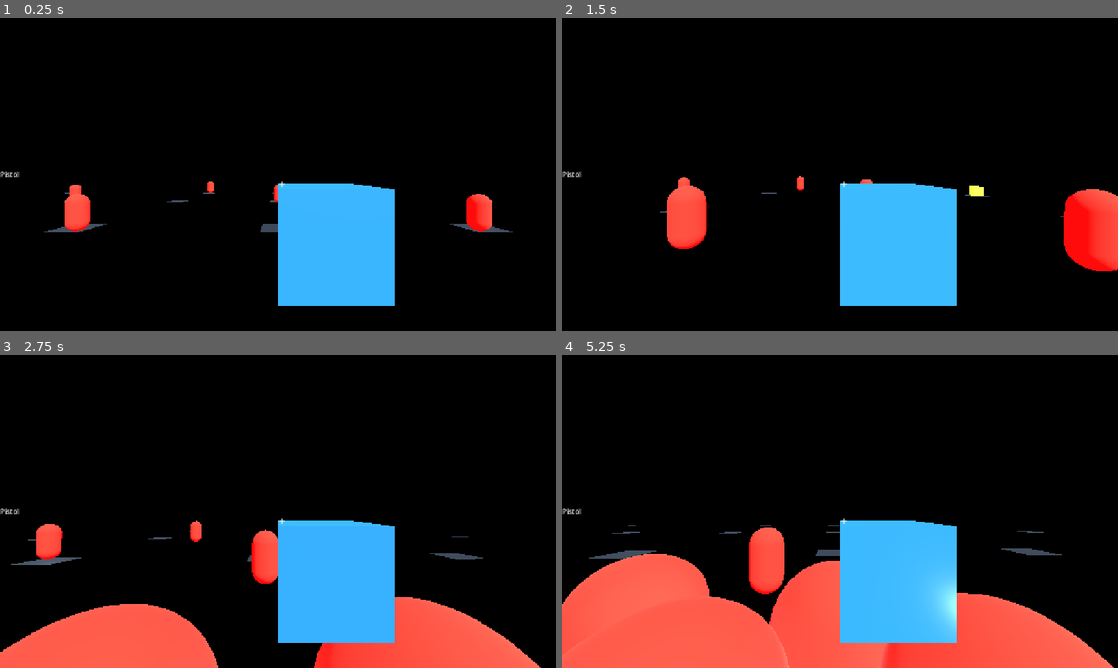
Above: before the commit, frames 1-4 (two rows, left to right).
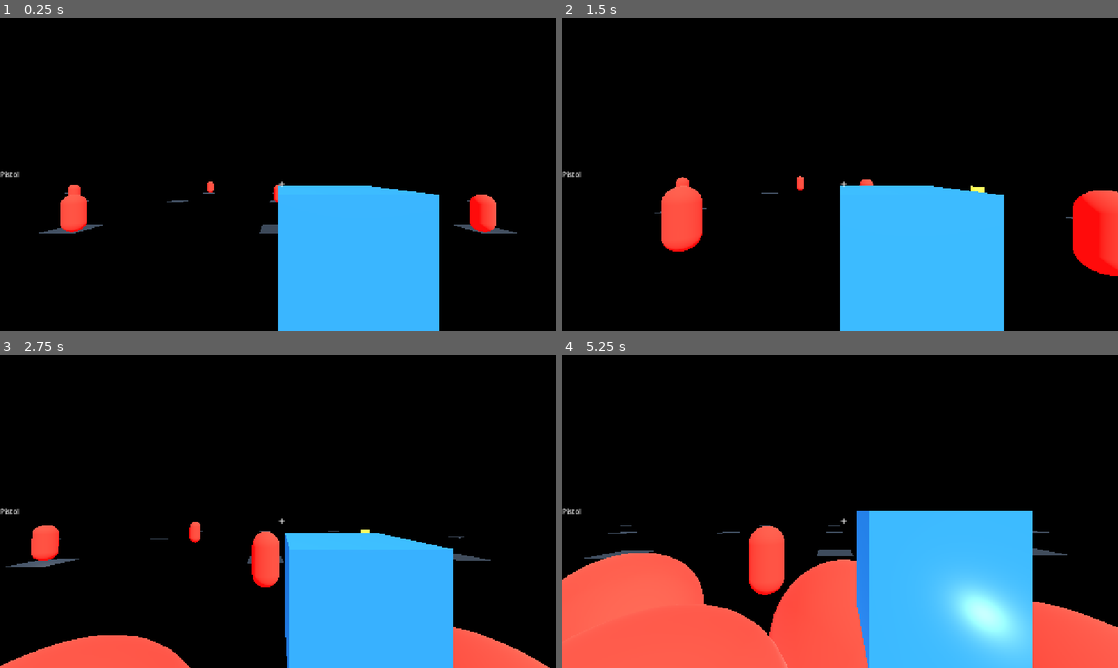
Above: after the commit, the same moments.

Repository: JustSadSock/bombastik
Game: Godot game, scene res://scenes/Main.tscn
Same seed, same stepped clock (60 frames per second), same inputs: the game is played once before the commit and once after it.
Inputs (mouse positions are in pixels of both pictures, inside the frame that each line leads up to):
- Up to frame 1 (0.25 s): no input
- Up to frame 2 (1.5 s): tap Enter at 0.5 s; move the mouse to (867, 174) at 0.52 s; move the mouse to (812, 174) at 1.27 s
- Up to frame 3 (2.75 s): move the mouse to (289, 505) at 2.02 s
- Up to frame 4 (5.25 s): move the mouse to (834, 517) at 2.77 s; move the mouse to (878, 514) at 3.52 s; move the mouse to (795, 508) at 4.27 s; move the mouse to (845, 511) at 5.02 s

The runs differ from the first frame. In frame 1, 5.8% of the frame differs, in the area x 7-93%, y 52-100%; in frame 2, 6.8%; in frame 3, 12%; in frame 4, 14%, in the area x 0-100%, y 49-100%.
Error before the commit: Invalid access to property or key 'translation' on a base object of type 'Camera3D'. (res://scripts/player.gd:181)

Commit message:
Use camera position for shake offset

Diff:
--- a/scripts/player.gd
+++ b/scripts/player.gd
@@ -176,9 +176,13 @@
     if damage_shake_time > 0.0:
         damage_shake_time = max(0.0, damage_shake_time - delta)
         var shake_strength = camera_shake * (damage_shake_time / 0.25)
-        camera.translation = Vector3(randf_range(-shake_strength, shake_strength), randf_range(-shake_strength, shake_strength), 0)
+        camera.position = Vector3(
+            randf_range(-shake_strength, shake_strength),
+            randf_range(-shake_strength, shake_strength),
+            0
+        )
     else:
-        camera.translation = camera.translation.lerp(Vector3.ZERO, 12.0 * delta)
+        camera.position = camera.position.lerp(Vector3.ZERO, 12.0 * delta)
 
 func apply_recoil():
     head.rotation.x = clamp(head.rotation.x - 0.01, deg_to_rad(-80), deg_to_rad(80))
